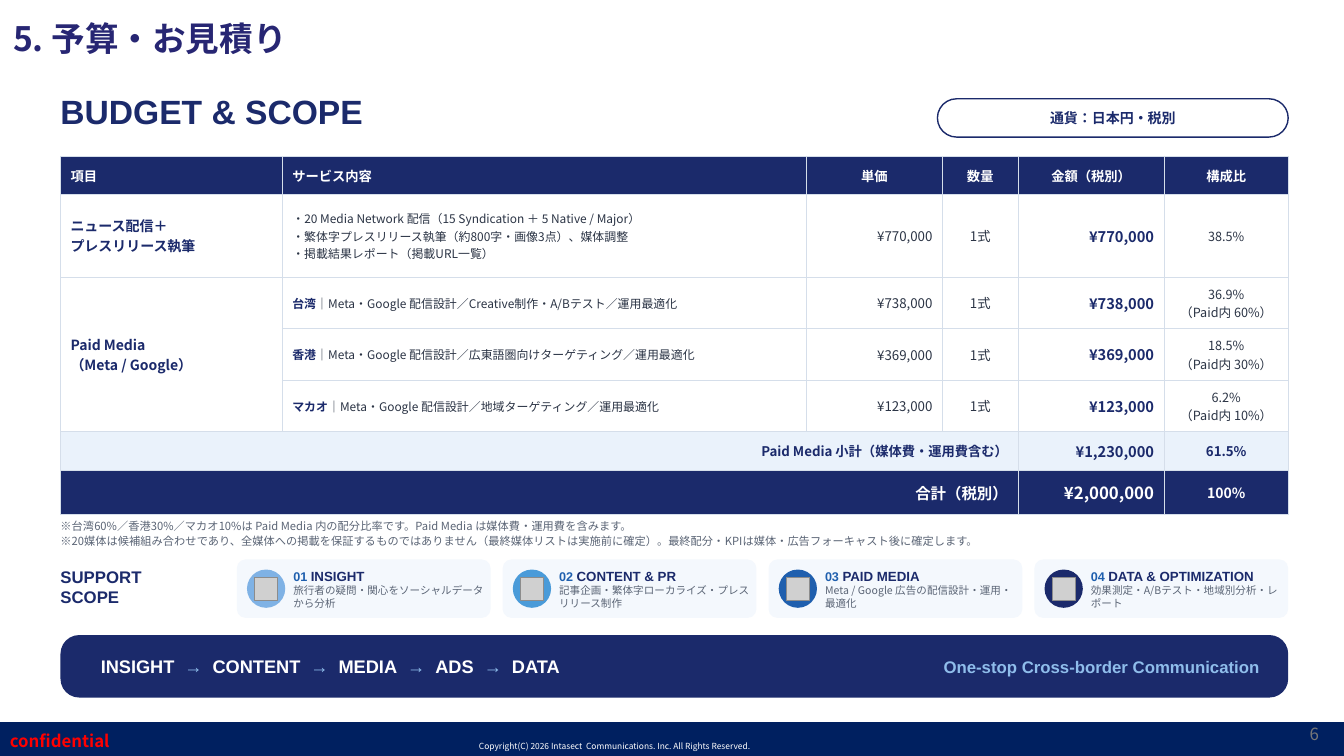
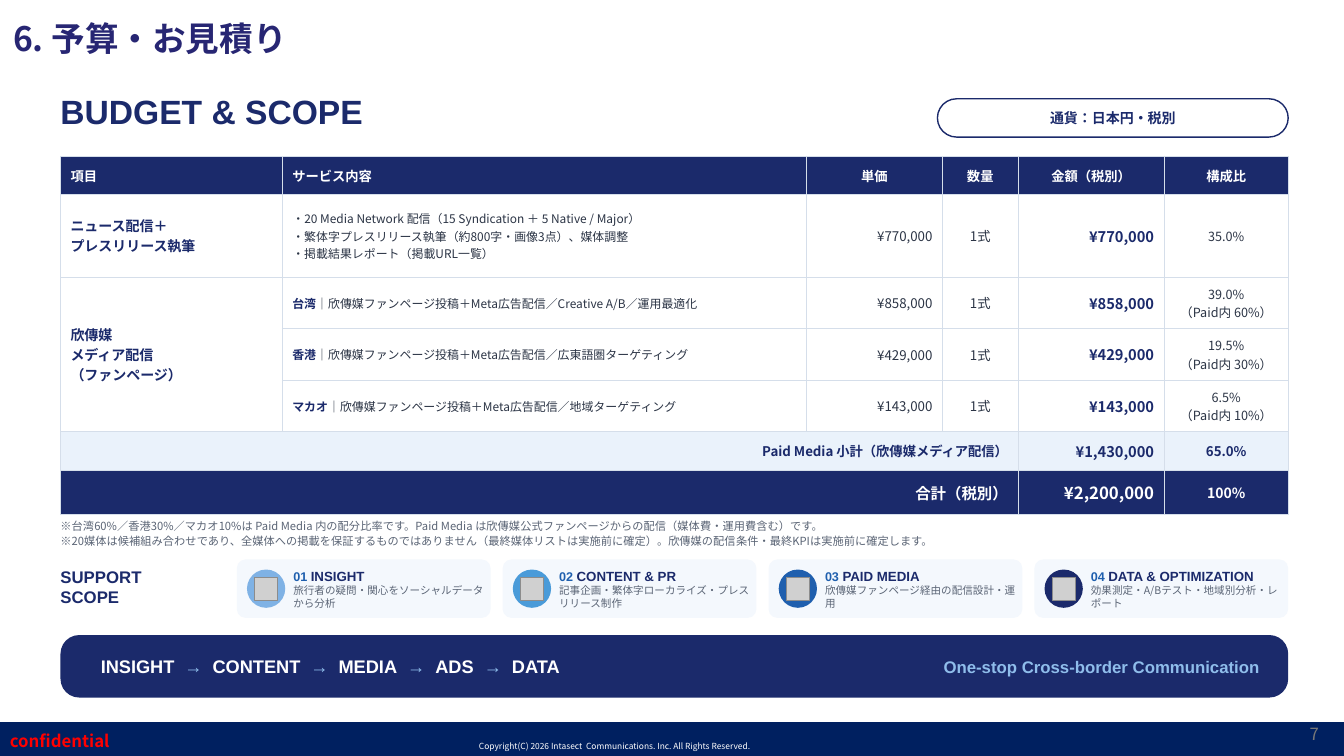
Before and after one commit to shelleychenyi/proposal, a slide deck: slide 7 of 神奈川縣/【インタセクト】神奈川県様_台湾・香港・マカオ向け2027年年始観光マナー啓発プロモーション_202609_日本語版.pptx (slide 6 before the commit). Drawn at 1344x756 pixels with LibreOffice and Linux fonts; fonts in the diff are those of the drawing; grey boxes stand for pictures; background and template pictures are left out. Boxes give left, top, right and bottom in pixels: in the first picture for what was removed or moved away, otherwise in the second. Text is boxed around its words. In the diff, an @@ line names an element or a change of style, - is before the commit and + after.

```diff
--- a/神奈川縣/【インタセクト】神奈川県様_台湾・香港・マカオ向け2027年年始観光マナー啓発プロモーション_202609_日本語版.pptx
+++ b/神奈川縣/【インタセクト】神奈川県様_台湾・香港・マカオ向け2027年年始観光マナー啓発プロモーション_202609_日本語版.pptx
@@ text at [13, 22, 286, 54]: text changed @@
-5. 予算・お見積り
+6. 予算・お見積り
@@ table at [60, 156, 1289, 511] @@
-row 2, column 6: 38.5%
+row 2, column 6: 35.0%
-row 3: Paid Media / （Meta / Google） | 台湾｜Meta・Google 配信設計／Creative制作・A/Bテスト／運用最適化 | ¥738,000 | 1式 | ¥738,000 | 36.9% / （Paid内 60%）
+row 3: 欣傳媒 / メディア配信 / （ファンページ） | 台湾｜欣傳媒ファンページ投稿＋Meta広告配信／Creative A/B／運用最適化 | ¥858,000 | 1式 | ¥858,000 | 39.0% / （Paid内 60%）
-row 4:  | 香港｜Meta・Google 配信設計／広東語圏向けターゲティング／運用最適化 | ¥369,000 | 1式 | ¥369,000 | 18.5% / （Paid内 30%）
+row 4:  | 香港｜欣傳媒ファンページ投稿＋Meta広告配信／広東語圏ターゲティング | ¥429,000 | 1式 | ¥429,000 | 19.5% / （Paid内 30%）
-row 5:  | マカオ｜Meta・Google 配信設計／地域ターゲティング／運用最適化 | ¥123,000 | 1式 | ¥123,000 | 6.2% / （Paid内 10%）
+row 5:  | マカオ｜欣傳媒ファンページ投稿＋Meta広告配信／地域ターゲティング | ¥143,000 | 1式 | ¥143,000 | 6.5% / （Paid内 10%）
-row 6: Paid Media 小計（媒体費・運用費含む） |  |  |  | ¥1,230,000 | 61.5%
+row 6: Paid Media 小計（欣傳媒メディア配信） |  |  |  | ¥1,430,000 | 65.0%
-row 7, column 5: ¥2,000,000
+row 7, column 5: ¥2,200,000
@@ text at [60, 520, 932, 546]: text changed @@
-※台湾60%／香港30%／マカオ10%は Paid Media 内の配分比率です。Paid Media は媒体費・運用費を含みます。
-※20媒体は候補組み合わせであり、全媒体への掲載を保証するものではありません（最終媒体リストは実施前に確定）。最終配分・KPIは媒体・広告フォーキャスト後に確定します。
+※台湾60%／香港30%／マカオ10%は Paid Media 内の配分比率です。Paid Media は欣傳媒公式ファンページからの配信（媒体費・運用費含む）です。
+※20媒体は候補組み合わせであり、全媒体への掲載を保証するものではありません（最終媒体リストは実施前に確定）。欣傳媒の配信条件・最終KPIは実施前に確定します。
@@ text at [825, 585, 1015, 608]: text changed @@
-Meta / Google 広告の配信設計・運用・最適化
+欣傳媒ファンページ経由の配信設計・運用
@@ page number at [1310, 728, 1319, 740]: text changed @@
-6
+7
```
Also in this commit, not shown: 2 other slides changed, 1 slide added, 2 other files.
